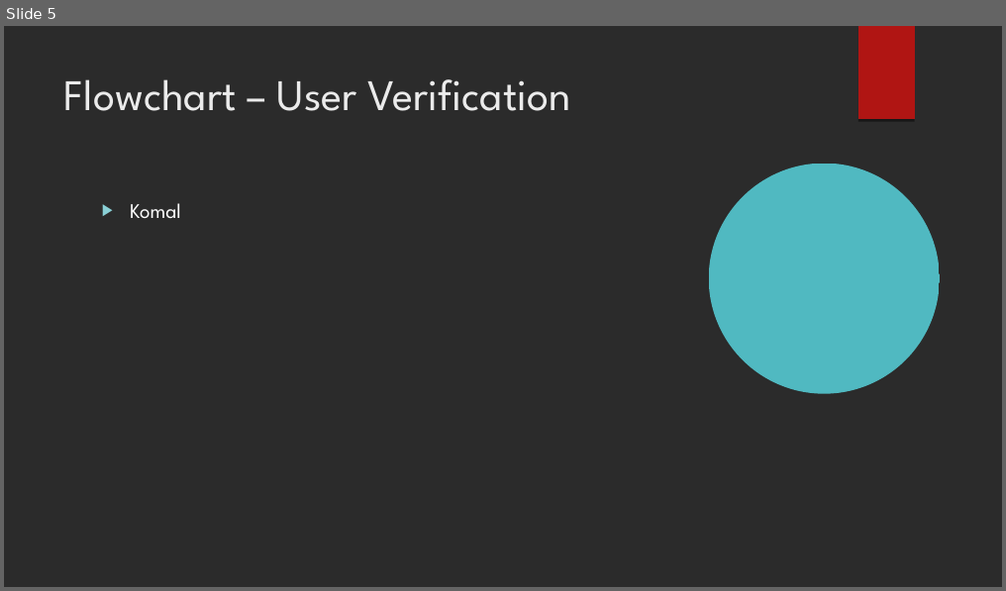
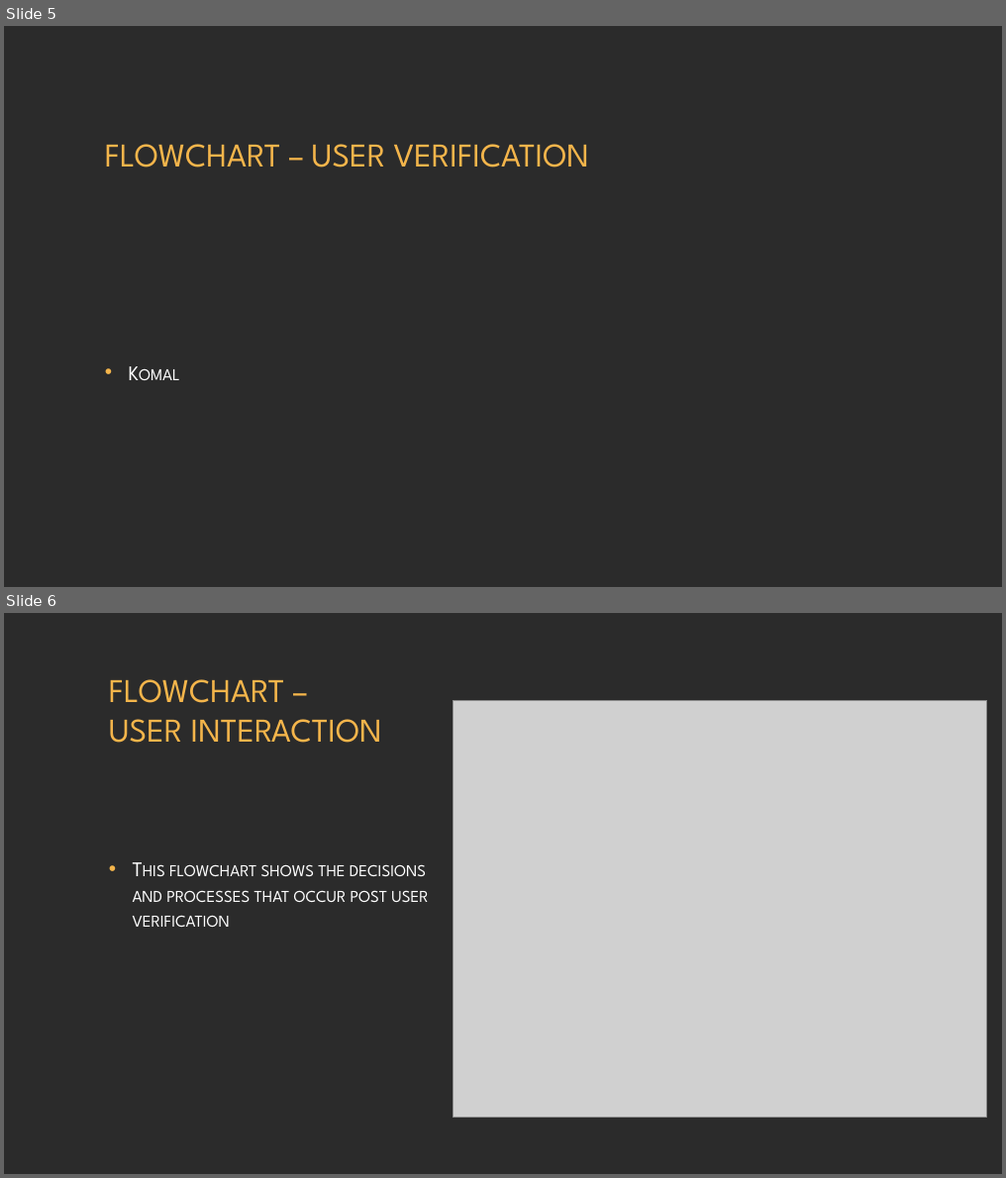
Before and after one commit to BenB33/ProfessionalismTeam2, a slide deck: PIM – Phase 1.odp. Shown one above the other, each under a label of ours: slide 5 before the commit, slides 5 and 6 after it. The pictures are 1006x591 and 1006x1178 pixels, drawn with LibreOffice and Linux fonts; fonts in the diff are those of the drawing; grey boxes stand for pictures; background and template pictures are left out; a plain dark background stands for a picture behind light text. Boxes give left, top, right and bottom in pixels: in the first picture for what was removed or moved away, otherwise in the second. Text is boxed around its words. In the diff, an @@ line names an element or a change of style, - is before the commit and + after.

```diff
--- a/PIM – Phase 1.odp
+++ b/PIM – Phase 1.odp
@@ slide 6 added at [4, 613, 1002, 1174], background picture (left out) @@
@@ title added at [109, 679, 382, 743], 32 pt, text #F4B54B @@
+FLOWCHART –
+USER INTERACTION
@@ picture added at [452, 700, 987, 1118] @@
@@ text added at [133, 864, 428, 927], 20 pt, text #FFFFFF, small capitals @@
+• This flowchart shows the decisions and processes that occur post user verification
@@ slide 5 changed as well @@
@@ freeform shape removed at [858, 26, 915, 120] @@
@@ title "FLOWCHART – USER VERIFICATION" at [105, 144, 589, 168]: vertical alignment top to middle @@
@@ title at [105, 144, 589, 168]: text changed; size 42 to 32 pt; text colour #EBEBEB to #F4B54B @@
-Flowchart – User Verification
+FLOWCHART – USER VERIFICATION
@@ freeform shape removed at [709, 163, 939, 393] @@
@@ text "Komal": place and size @@
-text "Komal" at [130, 203, 181, 218]
+text "Komal" at [98, 245, 908, 500]
@@ text "Komal" at [98, 245, 908, 500]: small capitals on; bullet ▶ to •; more space between paragraphs; bullet colour #8AD0D6 to #F4B54B; vertical alignment top to middle @@
```
Also in this commit, not shown: 10 other slides changed, 1 other slide added, 2 slides removed, 1 other file.
